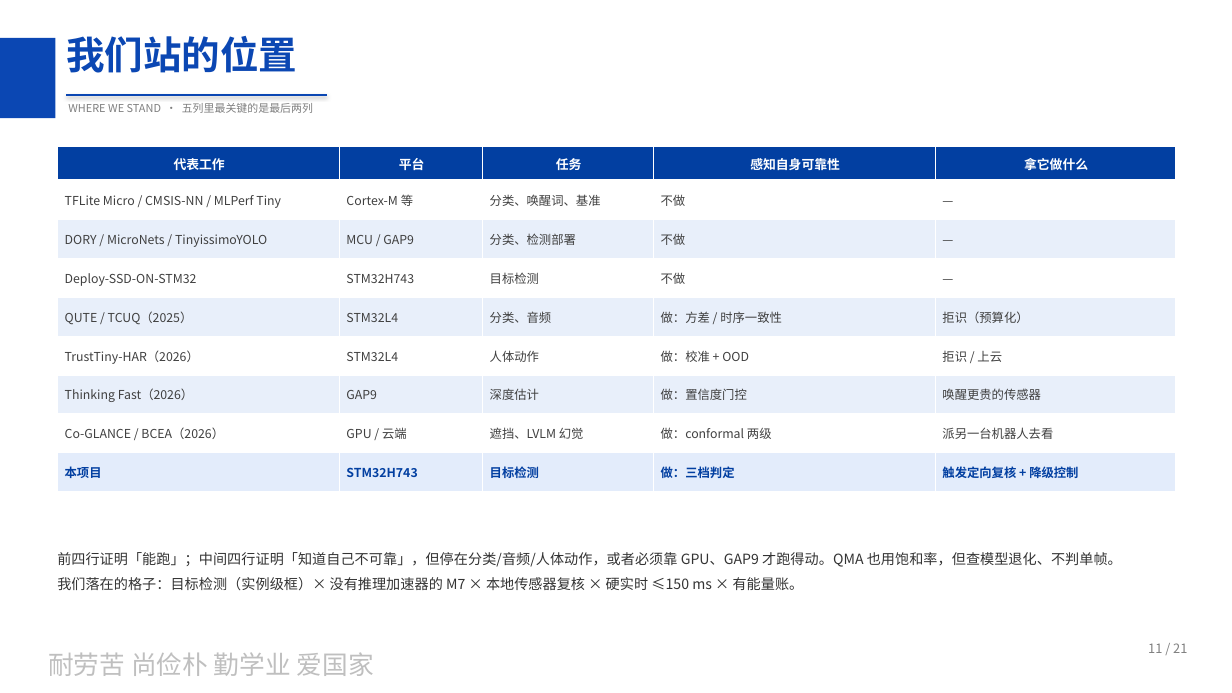
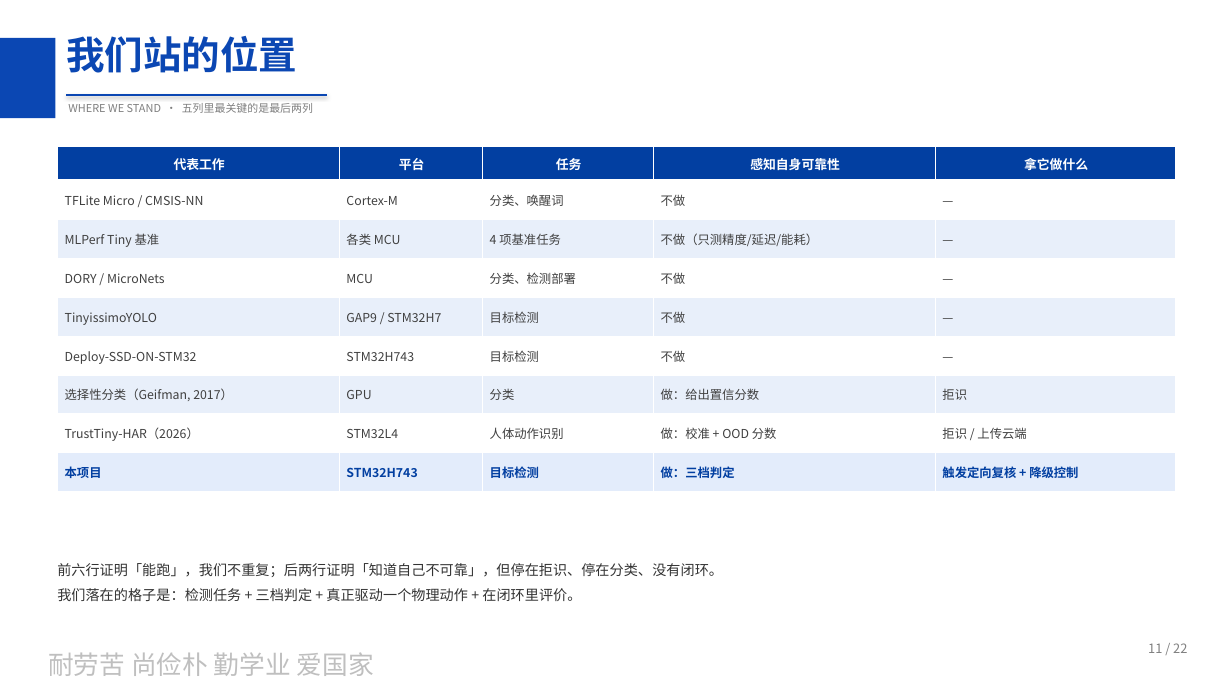
Before and after one commit to peach-ai280/srtp-tiny-detect-car, a slide deck: slide 11 of docs/01_立项/立项答辩_20261020.pptx. Drawn at 1232x693 pixels with LibreOffice and Linux fonts; fonts in the diff are those of the drawing; background and template pictures are left out. Boxes give left, top, right and bottom in pixels: in the first picture for what was removed or moved away, otherwise in the second. Text is boxed around its words. In the diff, an @@ line names an element or a change of style, - is before the commit and + after.

```diff
--- a/docs/01_立项/立项答辩_20261020.pptx
+++ b/docs/01_立项/立项答辩_20261020.pptx
@@ table at (57,146,1176,492) @@
-row 2: TFLite Micro / CMSIS-NN / MLPerf Tiny | Cortex-M 等 | 分类、唤醒词、基准 | 不做 | —
-row 3: DORY / MicroNets / TinyissimoYOLO | MCU / GAP9 | 分类、检测部署 | 不做 | —
+row 2: TFLite Micro / CMSIS-NN | Cortex-M | 分类、唤醒词 | 不做 | —
+row 3: MLPerf Tiny 基准 | 各类 MCU | 4 项基准任务 | 不做（只测精度/延迟/能耗） | —
+row 4: DORY / MicroNets | MCU | 分类、检测部署 | 不做 | —
+row 5: TinyissimoYOLO | GAP9 / STM32H7 | 目标检测 | 不做 | —
-row 5: QUTE / TCUQ（2025） | STM32L4 | 分类、音频 | 做：方差 / 时序一致性 | 拒识（预算化）
-row 6: TrustTiny-HAR（2026） | STM32L4 | 人体动作 | 做：校准 + OOD | 拒识 / 上云
-row 7: Thinking Fast（2026） | GAP9 | 深度估计 | 做：置信度门控 | 唤醒更贵的传感器
-row 8: Co-GLANCE / BCEA（2026） | GPU / 云端 | 遮挡、LVLM 幻觉 | 做：conformal 两级 | 派另一台机器人去看
+row 7: 选择性分类（Geifman, 2017） | GPU | 分类 | 做：给出置信分数 | 拒识
+row 8: TrustTiny-HAR（2026） | STM32L4 | 人体动作识别 | 做：校准 + OOD 分数 | 拒识 / 上传云端
@@ text at (57,563,723,601): text changed @@
-前四行证明「能跑」；中间四行证明「知道自己不可靠」，但停在分类/音频/人体动作，或者必须靠 GPU、GAP9 才跑得动。QMA 也用饱和率，但查模型退化、不判单帧。
-我们落在的格子：目标检测（实例级框）× 没有推理加速器的 M7 × 本地传感器复核 × 硬实时 ≤150 ms × 有能量账。
+前六行证明「能跑」，我们不重复；后两行证明「知道自己不可靠」，但停在拒识、停在分类、没有闭环。
+我们落在的格子是：检测任务 + 三档判定 + 真正驱动一个物理动作 + 在闭环里评价。
@@ text at (1148,643,1187,653): text changed @@
-11 / 21
+11 / 22
```
Also in this commit, not shown: 13 other slides changed, 1 slide added, 2 other files.
